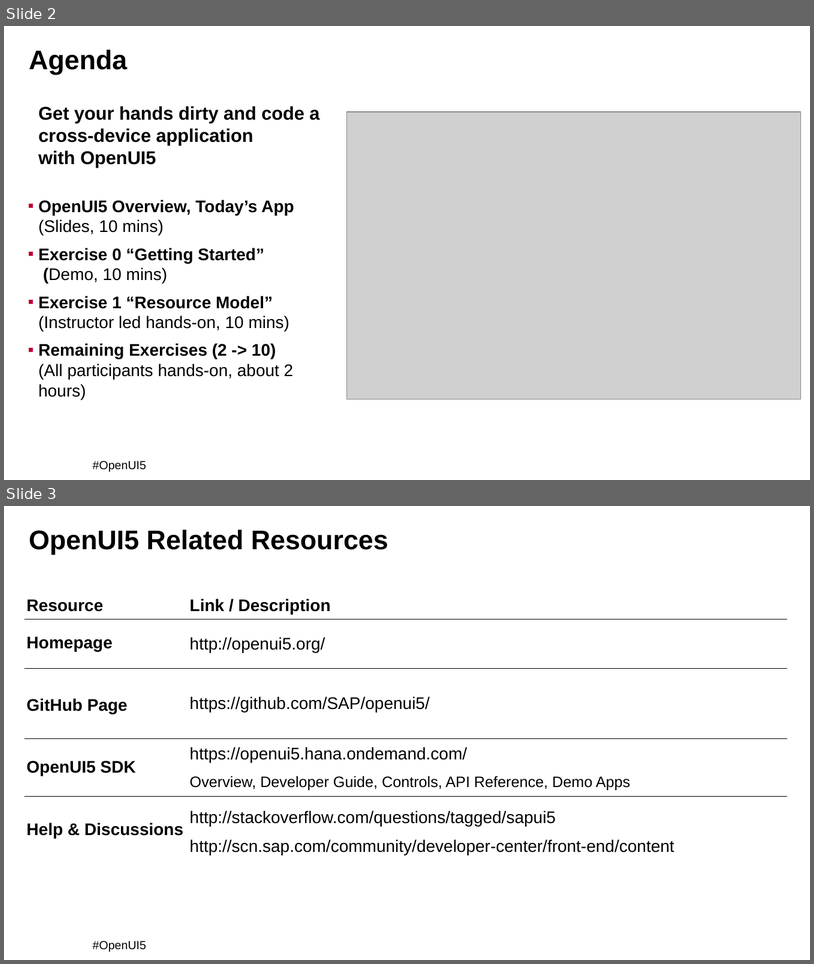
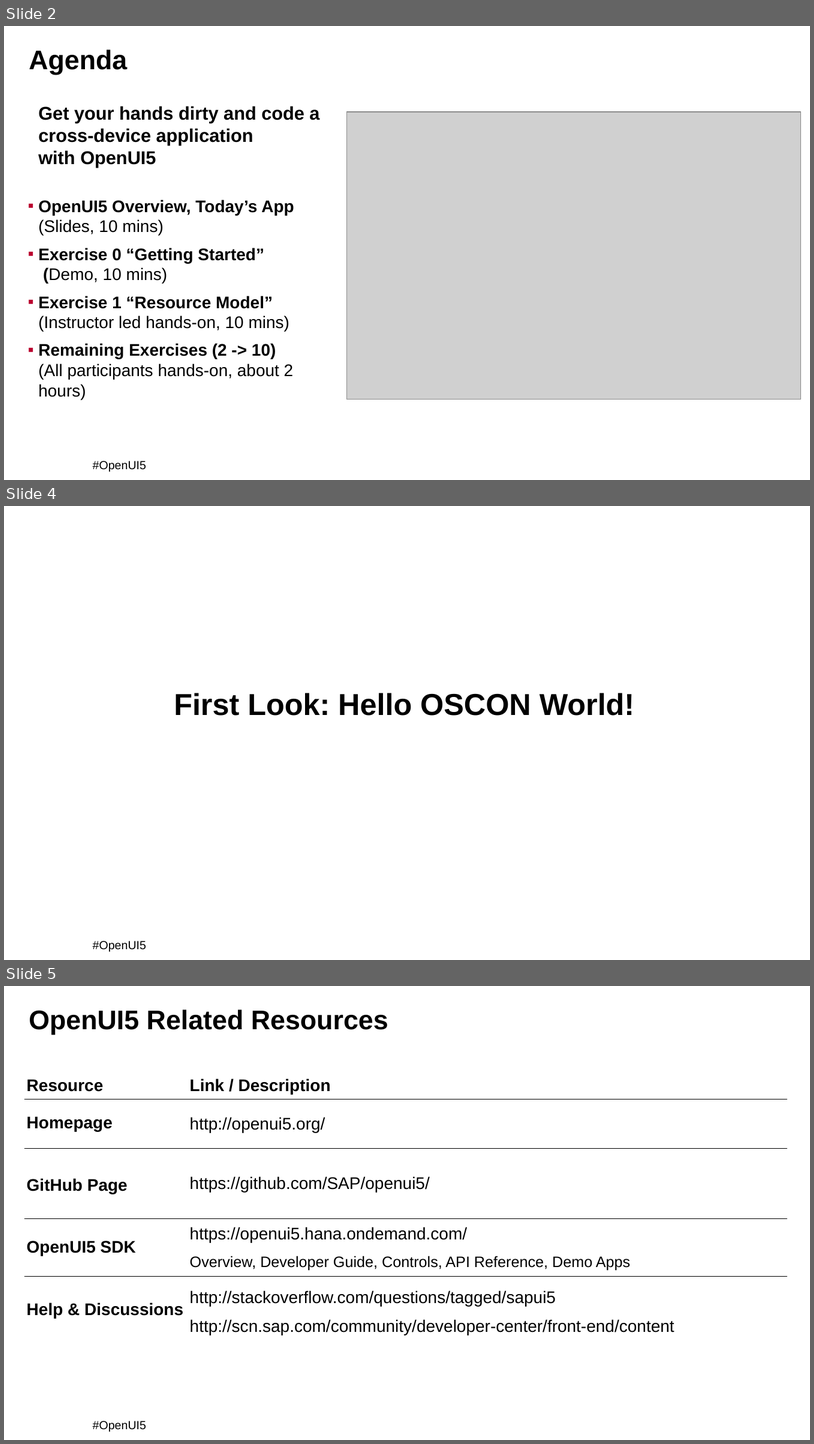
Before and after one commit to BluefinSolutions/OpenUI5-OSCON-2014, a slide deck: projects/OSCON-2014-Solutions/OSCON2014_Tutorial.ppt. Shown one above the other, each under a label of ours: slides 2 and 3 before the commit, slides 2, 4 and 5 after it; the slides between them are not shown. The pictures are 814x964 and 814x1444 pixels, drawn with LibreOffice and Linux fonts; fonts in the diff are those of the drawing; grey boxes stand for pictures; background and template pictures are left out. Boxes give left, top, right and bottom in pixels: in the first picture for what was removed or moved away, otherwise in the second. Text is boxed around its words. In the diff, an @@ line names an element or a change of style, - is before the commit and + after.

Commit message:
2 extra slides: overview and hello world

```diff
--- a/projects/OSCON-2014-Solutions/OSCON2014_Tutorial.ppt
+++ b/projects/OSCON-2014-Solutions/OSCON2014_Tutorial.ppt
@@ slide 4 added at bbox=[4, 506, 810, 960], background picture (left out); not listed: 1 template element that a slide beside it also shows @@
@@ title added at bbox=[174, 693, 635, 715], 36 pt, text #000000, bold @@
+First Look: Hello OSCON World!
@@ what was slide 3 is now slide 5 @@
```
Also in this commit, not shown: 1 other slide added.
